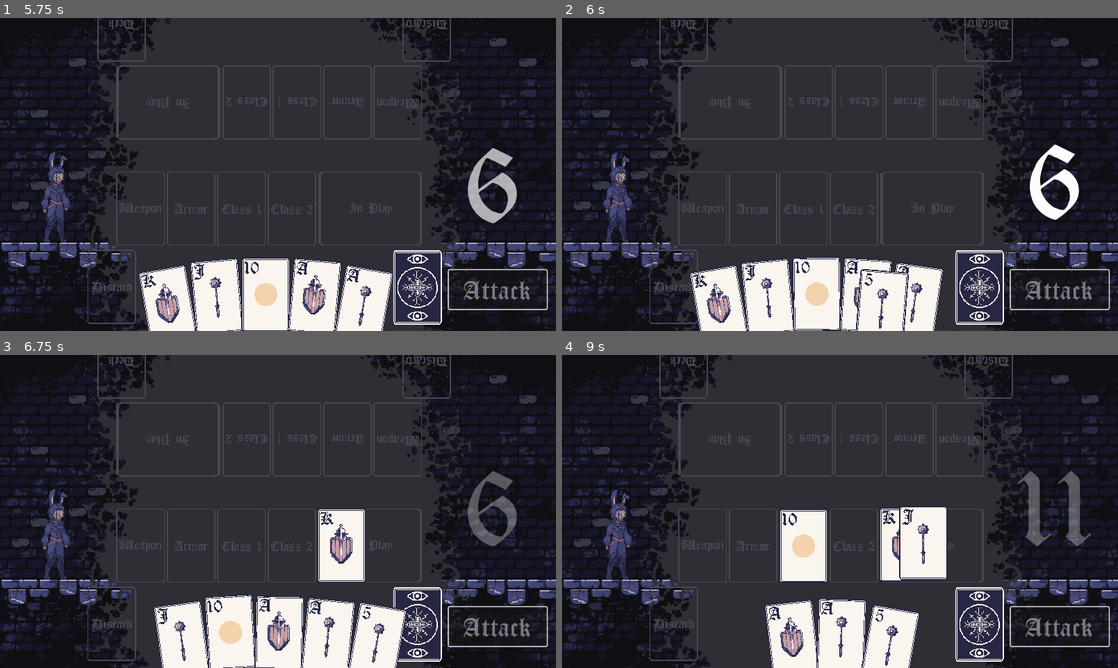
Above: before the commit, frames 1-4 (two rows, left to right).
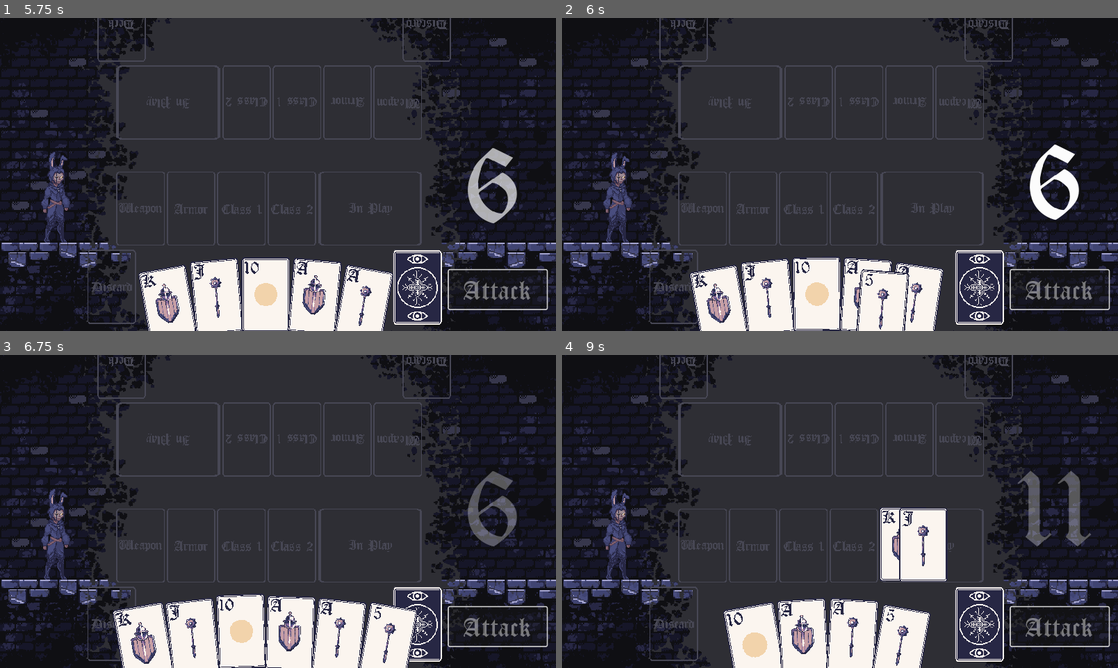
Above: after the commit, the same moments.

Repository: grahamcr4cker/PracticeCards
Game: Godot game, scene res://main_menu.tscn
Two runs of this game, one before a commit and one after it. Both use one fixed random seed, a clock stepped at 60 frames per second and the inputs below.
Inputs (mouse positions are in pixels of both pictures, inside the frame that each line leads up to):
- Up to frame 1 (5.75 s): click "Thief" at 0.5 s; click "Priest" at 1.25 s; click "Longblade" at 2 s; click "Mace" at 2.75 s; click "Heavy Armor" at 3.5 s; click "Play Game" at 4.25 s; click "Attack" at 5 s
- Up to frame 2 (6 s): move the mouse to (979, 287) at 5.77 s; click (979, 287) at 5.85 s
- Up to frame 3 (6.75 s): move the mouse to (144, 642) at 6.52 s; click (144, 642) at 6.6 s
- Up to frame 4 (9 s): click "Attack" at 7.25 s; move the mouse to (728, 642) at 8.02 s; click (728, 642) at 8.1 s; move the mouse to (756, 642) at 8.77 s; click (756, 642) at 8.85 s

Frame 1 is identical in both runs. In frame 2, 0.2% of the frame differs, in the area x 52-63%, y 80-100%; in frame 3, 6.4%, in the area x 20-75%, y 49-100%; in frame 4, 5.7%.

Commit message:
teleport in animations

Diff:
--- a/PlayableCard.gd
+++ b/PlayableCard.gd
@@ -49,7 +49,8 @@
 
 func _on_area_2d_input_event(_viewport, _event, _shape_idx):
 	if Input.is_action_just_released("leftclick"):
-		was_clicked_on = true
+		animation_tree["parameters/conditions/is_clicked"] = true
+		await get_tree().create_timer(.3).timeout
 		if is_face_card:
 			GameBoard.add_in_play_to_stack(duplicate())
 		else:
@@ -64,6 +65,7 @@
 					GameBoard.add_class_2_to_stack(duplicate())
 				_:
 					pass
+
 		queue_free()
 
 
--- a/PlayableCard.tscn
+++ b/PlayableCard.tscn
@@ -1,6 +1,7 @@
-[gd_scene load_steps=13 format=3 uid="uid://c2qfawiylebo5"]
+[gd_scene load_steps=22 format=3 uid="uid://c2qfawiylebo5"]
 
 [ext_resource type="Texture2D" uid="uid://bhwmi0xufos0m" path="res://assets/Card Art/card_back.png" id="1_il4xp"]
+[ext_resource type="Material" uid="uid://c2aiki26mcnqh" path="res://WhiteColorShader.tres" id="1_iqj45"]
 [ext_resource type="Script" path="res://PlayableCard.gd" id="2_sp0tm"]
 
 [sub_resource type="Animation" id="Animation_xwct2"]
@@ -36,10 +37,108 @@
 "values": [Vector2(0, 0), Vector2(0, -20)]
 }
 
+[sub_resource type="Animation" id="Animation_s1omt"]
+length = 0.001
+tracks/0/type = "value"
+tracks/0/imported = false
+tracks/0/enabled = true
+tracks/0/path = NodePath(".:material:shader_parameter/active")
+tracks/0/interp = 1
+tracks/0/loop_wrap = true
+tracks/0/keys = {
+"times": PackedFloat32Array(0),
+"transitions": PackedFloat32Array(1),
+"update": 1,
+"values": [false]
+}
+tracks/1/type = "value"
+tracks/1/imported = false
+tracks/1/enabled = true
+tracks/1/path = NodePath(".:scale")
+tracks/1/interp = 1
+tracks/1/loop_wrap = true
+tracks/1/keys = {
+"times": PackedFloat32Array(0),
+"transitions": PackedFloat32Array(1),
+"update": 0,
+"values": [Vector2(1, 1)]
+}
+
+[sub_resource type="Animation" id="Animation_pnme6"]
+resource_name = "teleport_out"
+length = 0.6
+tracks/0/type = "value"
+tracks/0/imported = false
+tracks/0/enabled = true
+tracks/0/path = NodePath(".:material:shader_parameter/active")
+tracks/0/interp = 1
+tracks/0/loop_wrap = true
+tracks/0/keys = {
+"times": PackedFloat32Array(0, 0.1, 0.3),
+"transitions": PackedFloat32Array(1, 1, 1),
+"update": 1,
+"values": [false, true, true]
+}
+tracks/1/type = "value"
+tracks/1/imported = false
+tracks/1/enabled = true
+tracks/1/path = NodePath(".:modulate")
+tracks/1/interp = 1
+tracks/1/loop_wrap = true
+tracks/1/keys = {
+"times": PackedFloat32Array(0, 0.3),
+"transitions": PackedFloat32Array(1, 1),
+"update": 0,
+"values": [Color(1, 1, 1, 1), Color(1, 1, 1, 0)]
+}
+tracks/2/type = "value"
+tracks/2/imported = false
+tracks/2/enabled = true
+tracks/2/path = NodePath(".:scale")
+tracks/2/interp = 1
+tracks/2/loop_wrap = true
+tracks/2/keys = {
+"times": PackedFloat32Array(0, 0.1, 0.3),
+"transitions": PackedFloat32Array(1, 1, 1),
+"update": 0,
+"values": [Vector2(1, 1), Vector2(1.2, 1.2), Vector2(0, 2.5)]
+}
+
+[sub_resource type="Animation" id="Animation_ovg3d"]
+resource_name = "teleport_in"
+length = 0.4
+tracks/0/type = "value"
+tracks/0/imported = false
+tracks/0/enabled = true
+tracks/0/path = NodePath(".:material:shader_parameter/active")
+tracks/0/interp = 1
+tracks/0/loop_wrap = true
+tracks/0/keys = {
+"times": PackedFloat32Array(0, 0.3, 0.4),
+"transitions": PackedFloat32Array(1, 1, 1),
+"update": 1,
+"values": [true, true, false]
+}
+tracks/1/type = "value"
+tracks/1/imported = false
+tracks/1/enabled = true
+tracks/1/path = NodePath(".:scale")
+tracks/1/interp = 1
+tracks/1/loop_wrap = true
+tracks/1/keys = {
+"times": PackedFloat32Array(0, 0.3, 0.4),
+"transitions": PackedFloat32Array(1, 1, 1),
+"update": 0,
+"values": [Vector2(0, 2.5), Vector2(1, 1), Vector2(1, 1)]
+}
+
 [sub_resource type="AnimationLibrary" id="AnimationLibrary_y41vu"]
 _data = {
+"RESET": SubResource("Animation_s1omt"),
 "idle": SubResource("Animation_xwct2"),
-"snap_up": SubResource("Animation_2jh8b")
+"snap_up": SubResource("Animation_2jh8b"),
+"teleport_in": SubResource("Animation_ovg3d"),
+"teleport_out": SubResource("Animation_pnme6")
 }
 
 [sub_resource type="RectangleShape2D" id="RectangleShape2D_dcb6b"]
@@ -51,6 +150,12 @@
 [sub_resource type="AnimationNodeAnimation" id="AnimationNodeAnimation_twr1o"]
 animation = &"snap_up"
 
+[sub_resource type="AnimationNodeAnimation" id="AnimationNodeAnimation_um7dl"]
+animation = &"teleport_in"
+
+[sub_resource type="AnimationNodeAnimation" id="AnimationNodeAnimation_d847l"]
+animation = &"teleport_out"
+
 [sub_resource type="AnimationNodeStateMachineTransition" id="AnimationNodeStateMachineTransition_hjsq5"]
 advance_mode = 2
 
@@ -61,6 +166,14 @@
 [sub_resource type="AnimationNodeStateMachineTransition" id="AnimationNodeStateMachineTransition_a22eq"]
 advance_mode = 2
 advance_condition = &"is_idle"
+
+[sub_resource type="AnimationNodeStateMachineTransition" id="AnimationNodeStateMachineTransition_j586r"]
+advance_mode = 2
+advance_condition = &"is_clicked"
+
+[sub_resource type="AnimationNodeStateMachineTransition" id="AnimationNodeStateMachineTransition_8gull"]
+advance_mode = 2
+advance_condition = &"is_teleported"
 
 [sub_resource type="AnimationNodeStateMachine" id="AnimationNodeStateMachine_aapqk"]
 states/Start/position = Vector2(195, 100)
@@ -68,11 +181,21 @@
 states/idle/position = Vector2(352, 100)
 states/snap_up/node = SubResource("AnimationNodeAnimation_twr1o")
 states/snap_up/position = Vector2(538, 100)
-transitions = ["Start", "idle", SubResource("AnimationNodeStateMachineTransition_hjsq5"), "idle", "snap_up", SubResource("AnimationNodeStateMachineTransition_doclu"), "snap_up", "idle", SubResource("AnimationNodeStateMachineTransition_a22eq")]
+states/teleport_in/node = SubResource("AnimationNodeAnimation_um7dl")
+states/teleport_in/position = Vector2(672, 22.3305)
+states/teleport_out/node = SubResource("AnimationNodeAnimation_d847l")
+states/teleport_out/position = Vector2(690, 100)
+transitions = ["Start", "idle", SubResource("AnimationNodeStateMachineTransition_hjsq5"), "idle", "snap_up", SubResource("AnimationNodeStateMachineTransition_doclu"), "snap_up", "idle", SubResource("AnimationNodeStateMachineTransition_a22eq"), "snap_up", "teleport_out", SubResource("AnimationNodeStateMachineTransition_j586r"), "teleport_out", "teleport_in", SubResource("AnimationNodeStateMachineTransition_8gull")]
+graph_offset = Vector2(0, -68.6695)
+
+[sub_resource type="AnimationNodeStateMachinePlayback" id="AnimationNodeStateMachinePlayback_66n5e"]
 
 [node name="PlayableCard" type="Sprite2D"]
+modulate = Color(0, 0, 0, 1)
+material = ExtResource("1_iqj45")
+position = Vector2(1.24529, 1.26606)
 texture = ExtResource("1_il4xp")
-offset = Vector2(0, -4.83974)
+offset = Vector2(0, -5)
 script = ExtResource("2_sp0tm")
 
 [node name="Animation Player" type="AnimationPlayer" parent="."]
@@ -90,8 +213,11 @@
 tree_root = SubResource("AnimationNodeStateMachine_aapqk")
 anim_player = NodePath("../Animation Player")
 active = true
+parameters/playback = SubResource("AnimationNodeStateMachinePlayback_66n5e")
+parameters/conditions/is_clicked = false
 parameters/conditions/is_focused = false
 parameters/conditions/is_idle = false
+parameters/conditions/is_teleported = false
 
 [connection signal="tree_exited" from="." to="." method="_on_tree_exited"]
 [connection signal="input_event" from="Area2D" to="." method="_on_area_2d_input_event"]
--- a/project.godot
+++ b/project.godot
@@ -12,7 +12,7 @@
 
 config/name="9 Th Life Game"
 run/main_scene="res://main_menu.tscn"
-config/features=PackedStringArray("4.1", "Mobile")
+config/features=PackedStringArray("4.0", "Mobile")
 config/icon="res://icon.svg"
 
 [autoload]
@@ -32,7 +32,7 @@
 
 leftclick={
 "deadzone": 0.5,
-"events": [Object(InputEventMouseButton,"resource_local_to_s …(205 unchanged characters)… r2(0, 0),"factor":1.0,"button_index":1,"canceled":false,"pressed":false,"double_click":false,"script":null)
+"events": [Object(InputEventMouseButton,"resource_local_to_s …(205 unchanged characters)… r2(0, 0),"factor":1.0,"button_index":1,"pressed":false,"double_click":false,"script":null)
 ]
 }
 quit={
Not shown: 1 places in combat_dungeon.tscn that only renumber resources
